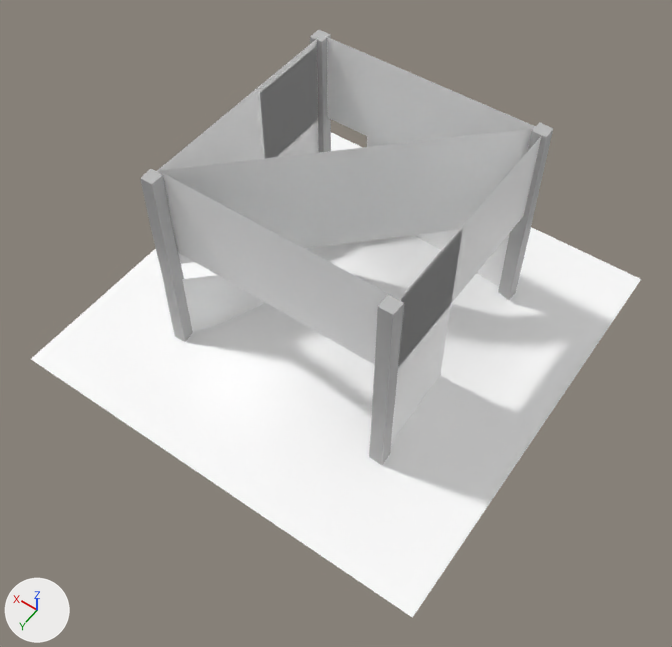
Two versions of the FBX model Assets/Meshes/Level Objects/web.fbx, one commit apart.
Before and after are seen from a camera (50 mm lens) standing at (-8.3, 12.2, 16.1) and looking at (-0.15, 0.79, -1.82). The lights are fixed; the arrows at lower left show +X, +Y and +Z. Where no turn or scale is listed for an object, it has been applied to the vertices.

Names of what the first picture shows: 'option4', 'web.000'.
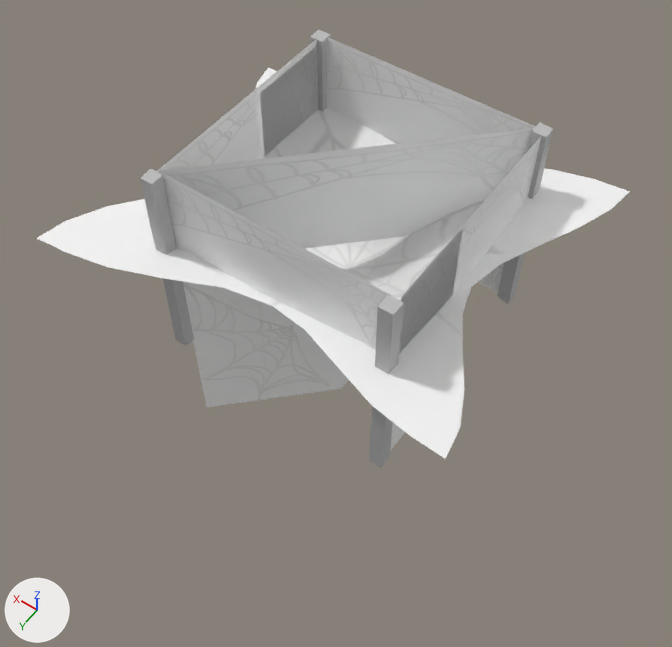
Where the newer file only moved an object's origin or applied its transform, the numbers keep the older frame.

Where the change shows, as pixel boxes (x1, y1, x2, y2) in the pictures (672 x 647 px):
```json
{"object": "option4", "change": "reshaped", "before": [31, 36, 641, 618], "after": [37, 36, 630, 459], "on screen": "27% shorter"}
{"part": 1, "of": "me_mesh", "change": "added", "after": [37, 67, 630, 459]}
{"part": 2, "of": "me_mesh", "change": "deleted", "before": [31, 133, 641, 618]}
{"part": 3, "of": "me_mesh", "change": "recoloured", "before": [168, 39, 534, 444], "after": [168, 39, 534, 444]}
```

The change, as JSON lines over the scene's bpy script:
```json
{"op": "add", "block": "img_web_albedo_png", "code": ["img_web_albedo_png = load_image('web_albedo.png', '../../Textures/Level Object/web_albedo.png', 1024, 1024, 'Non-Color')"]}
{"op": "add", "block": "mat_lambert14", "code": ["mat_lambert14 = bpy.data.materials.new('lambert14')", "# uses the picture img_web_albedo_png"]}
{"block": "me_mesh", "where": "# used by ob_option4; location = (0.03, 0.09, -1.27)"}
{"op": "remove", "block": "me_mesh", "code": "me_mesh.from_pydata(...)  # 643 vertices, 492 faces; spans x -5.55..5.55, y -5.55..5.55, z -4.34..4.33"}
{"op": "add", "block": "me_mesh", "code": "me_mesh.from_pydata(...)  # 643 vertices, 492 faces; spans x -5.0..5.61, y -4.16..4.24, z -4.34..4.33"}
{"block": "me_mesh", "change": "me_mesh part 1: a new loose piece of 121 vertices spanning x -5.0..5.61, y -4.16..4.24, z 0.76..2.67, in mat_lambert14"}
{"block": "me_mesh", "change": "me_mesh part 2: the loose piece of 121 vertices spanning x -5.55..5.55, y -5.55..5.55, z -1.18..0.7 is deleted"}
{"block": "me_mesh", "change": "me_mesh part 3: 392 faces spanning x -3.0..2.9, y -3.11..2.82, z -4.34..4.33 switch from mat_lambert13 (white #ffffff) to mat_lambert14"}
```
